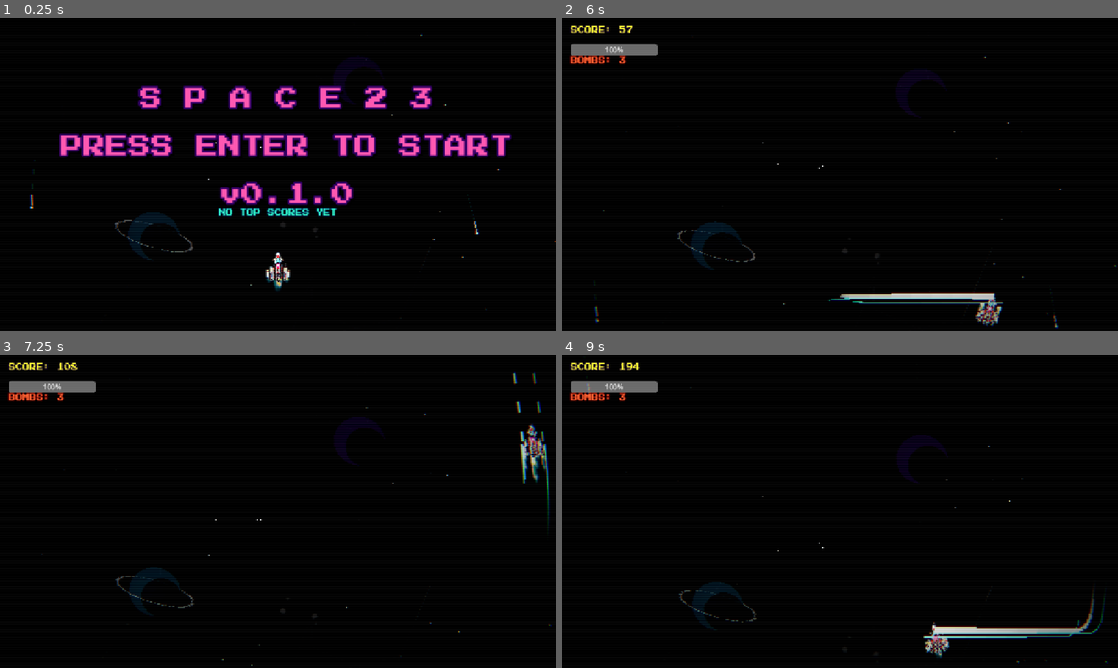
Above: before the commit, frames 1-4 (two rows, left to right).
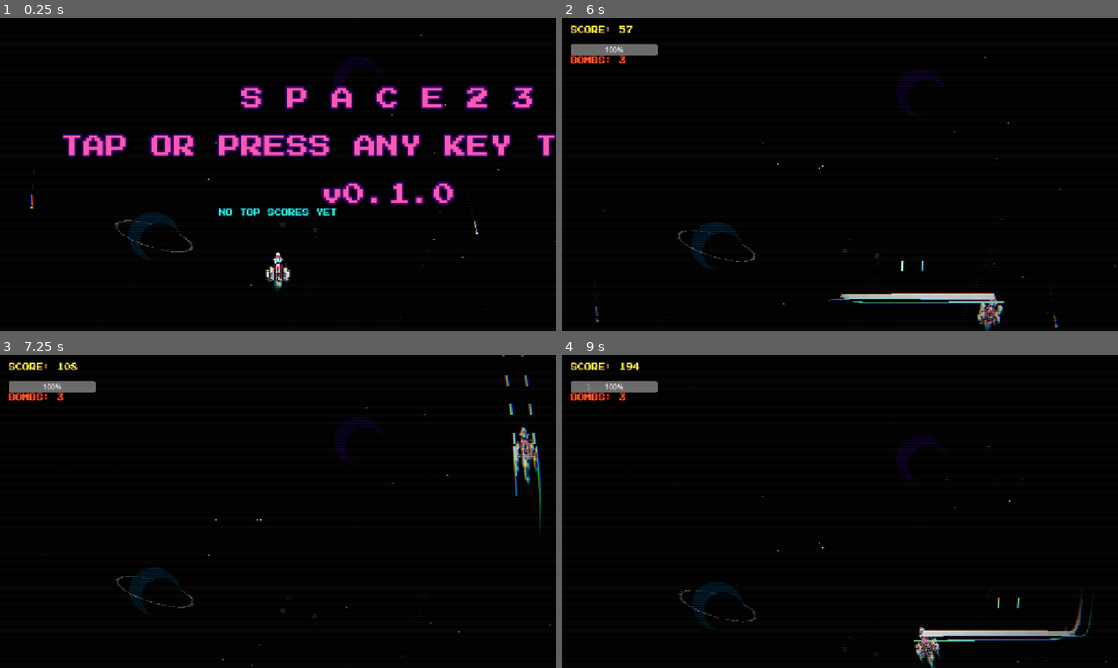
Above: after the commit, the same moments.

Repository: fabriziosalmi/space23
Game: Godot game, scene res://Main.tscn
Two runs of this game, one before a commit and one after it. Both use one fixed random seed, a clock stepped at 60 frames per second and the inputs below. Sound files missing from this copy of the repository are replaced by a short silence.
Inputs (mouse positions are in pixels of both pictures, inside the frame that each line leads up to):
- Up to frame 1 (0.25 s): no input
- Up to frame 2 (6 s): tap Enter (ui_accept) at 0.5, 0.77, 1.52, 3.02, 3.77, 4.52 s; move the mouse to (962, 158) at 0.52 s; hold Right 0.53-1.28 s; hold Space 0.53-1.28 s; click (962, 158) at 0.67 s; move the mouse to (728, 190) at 1.27 s; hold Down 1.28-2.03 s; tap Space at 1.35, 2.3, 3.05, 4.35, 5.3 s; click (728, 190) at 1.42 s; move the mouse to (895, 105) at 2.02 s; hold Right 2.03-2.78 s; hold X 2.03-2.78 s; click (895, 105) at 2.17 s; move the mouse to (812, 237) at 2.77 s; hold Up 2.78-3.53 s; tap Shift at 2.85, 5.85 s; click (812, 237) at 2.92 s; move the mouse to (1006, 221) at 3.52 s; hold Space 3.53-4.28 s; hold Left 3.53-5.03 s; click (1006, 221) at 3.67 s; move the mouse to (673, 127) at 4.27 s; click (673, 127) at 4.42 s; move the mouse to (867, 174) at 5.02 s; hold Down 5.03-5.78 s; hold X 5.03-5.78 s; click (867, 174) at 5.17 s; move the mouse to (756, 96) at 5.77 s; hold Right from 5.78 s (still down); click (756, 96) at 5.92 s
- Up to frame 3 (7.25 s): tap Enter (ui_accept) at 6.02, 6.77 s; tap Space at 6.05 s; move the mouse to (400, 495) at 6.52 s; release Right at 6.53 s; hold Up from 6.53 s (still down); hold Space from 6.53 s (still down); click (400, 495) at 6.67 s
- Up to frame 4 (9 s): move the mouse to (728, 527) at 7.27 s; release Up at 7.28 s; release Space at 7.28 s; hold Right 7.28-8.03 s; tap Space at 7.35, 8.3 s; click (728, 527) at 7.42 s; tap Enter (ui_accept) at 7.52 s; move the mouse to (895, 442) at 8.02 s; hold Down 8.03-8.78 s; hold X 8.03-8.78 s; click (895, 442) at 8.17 s; move the mouse to (812, 574) at 8.77 s; hold Left from 8.78 s (still down); tap Shift at 8.85 s; click (812, 574) at 8.92 s

The runs differ from the first frame. In frame 1, 8.2% of the frame differs, in the area x 10-100%, y 21-60%; in frame 2, 0.5%; in frame 3, 1.3%; in frame 4, 1.8%.

Commit message:
feat(mobile): Touch support to move and autofire + Fix touch audio unlock

Diff:
--- a/Player.gd
+++ b/Player.gd
@@ -210,8 +210,14 @@
 		if Input.is_key_pressed(KEY_LEFT) or Input.is_key_pressed(KEY_A): input_dir.x -= 1
 		if Input.is_key_pressed(KEY_RIGHT) or Input.is_key_pressed(KEY_D): input_dir.x += 1
 
+		var is_touching = Input.is_mouse_button_pressed(MOUSE_BUTTON_LEFT)
+		if is_touching:
+			var target_pos = get_global_mouse_position()
+			if position.distance_to(target_pos) > 15.0:
+				input_dir += (target_pos - position).normalized()
+
 		shoot_timer -= delta
-		if Input.is_key_pressed(KEY_SPACE) and shoot_timer <= 0:
+		if (Input.is_key_pressed(KEY_SPACE) or is_touching) and shoot_timer <= 0:
 			if weapon_type == 1:
 				shoot_timer = 0.5 # Railgun rate
 				if get_parent().has_method("spawn_railgun"):
--- a/UIManager.gd
+++ b/UIManager.gd
@@ -53,7 +53,7 @@
 	if vfile:
 		game_version = vfile.get_as_text().strip_edges()
 
-	title_label.text = "S P A C E 2 3\n\nPRESS ENTER TO START\n\n" + game_version
+	title_label.text = "S P A C E 2 3\n\nTAP OR PRESS ANY KEY TO START\n\n" + game_version
 	title_label.horizontal_alignment = HORIZONTAL_ALIGNMENT_CENTER
 	title_label.add_theme_font_override("font", arcade_font)
 	title_label.add_theme_font_size_override("font_size", 52)
@@ -161,7 +161,7 @@
 		title_label.add_theme_color_override("font_color", Color(1.0, 0.2 + pulse * 0.6, 0.6 + pulse * 0.4))
 
 func _input(event):
-	if title_label.visible and (event is InputEventKey or event is InputEventMouseButton):
+	if title_label.visible and (event is InputEventKey or event is InputEventMouseButton or event is InputEventScreenTouch):
 		if event.is_pressed() and not event.is_echo():
 			title_label.text = "S P A C E 2 3\n\nPRESS ANY KEY TO START\n\n" + title_label.text.split("\n\n")[-1] # Fallback just in case
 			title_label.hide()
